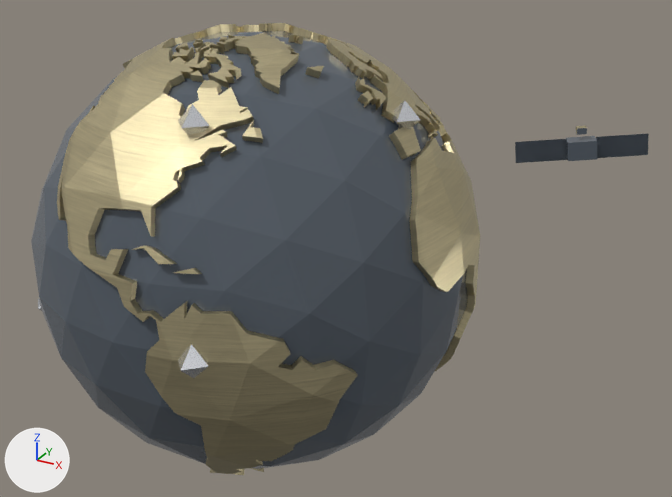
Two versions of the glTF model habit-tracker/assets/atlas_globe_v6.glb, one commit apart.
One viewpoint serves both versions: a camera (50 mm lens) standing at (2.23, -3.3, 1.74) and looking at (0.4, 0.04, 0.07). Lighting does not change. The marker at lower left points along +X, +Y and +Z. The older version comes first. Where no turn or scale is listed for an object, it has been applied to the vertices.

The first picture shows 'LowPolyEarthGlobe', 'Satellite' and 3 more.
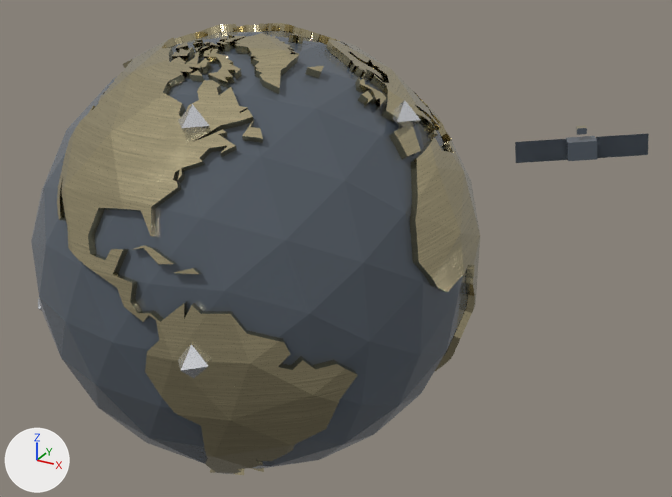
Boxes [x1, y1, x2, y2] around the edits, measured in the pictures (672 x 497 px):
```json
{"object": "LowPolyEarthGlobe", "change": "surface changed", "before": [56, 23, 480, 475], "after": [56, 23, 480, 475], "on screen": "darker"}
```

Scene script edits in JSON lines:
```json
{"op": "add", "block": "mat_continents_brushedbrass", "code": "n8 = _N.new('ShaderNodeMath'); n8.name = 'Math'"}
{"op": "add", "block": "mat_continents_brushedbrass", "code": "n8.operation = 'MULTIPLY'"}
{"op": "add", "block": "mat_continents_brushedbrass", "code": "n8.inputs[1].default_value = 0.32  # 'Value'"}
{"block": "mat_continents_brushedbrass", "where": "n4 = _N.new('ShaderNodeSeparateColor'); n4.name = 'Separate Color'"}
{"block": "mat_continents_brushedbrass", "where": "n0 = _N.new('ShaderNodeBsdfPrincipled'); n0.name = 'Principled BSDF'"}
{"op": "remove", "block": "mat_continents_brushedbrass", "code": "_L.new(n4.outputs[1], n0.inputs[2])  # 'Green' to 'Roughness'"}
{"op": "add", "block": "mat_continents_brushedbrass", "code": "_L.new(n8.outputs[0], n0.inputs[2])  # 'Value' to 'Roughness'"}
{"op": "add", "block": "mat_continents_brushedbrass", "code": "_L.new(n4.outputs[1], n8.inputs[0])  # 'Green' to 'Value'"}
```
